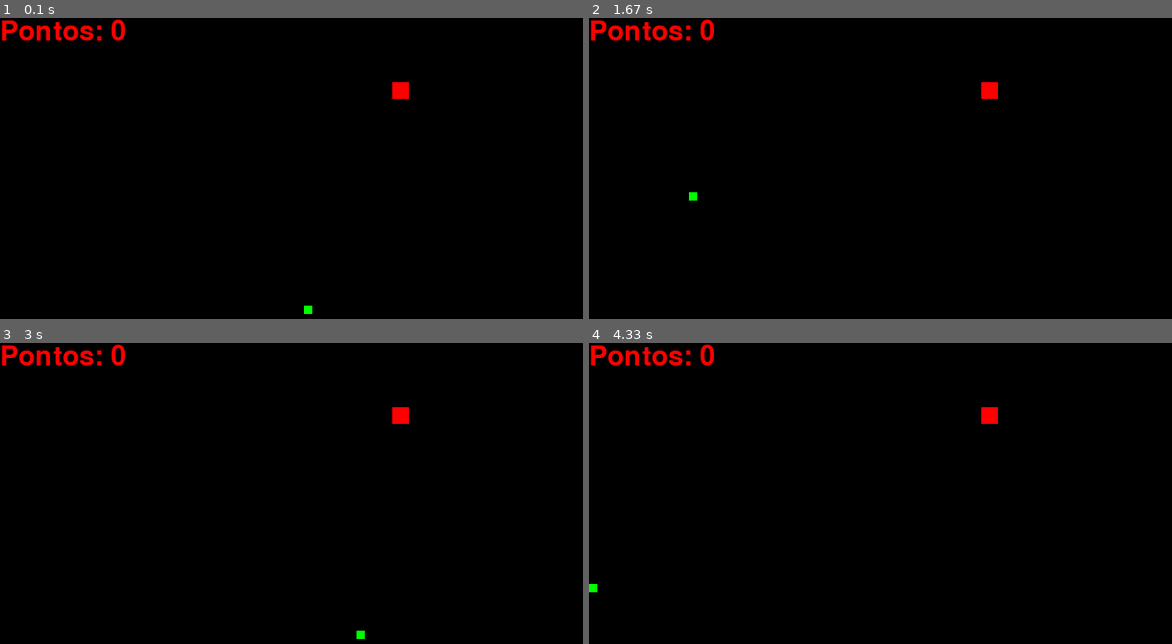
Above: before the commit, frames 1-4 (two rows, left to right).
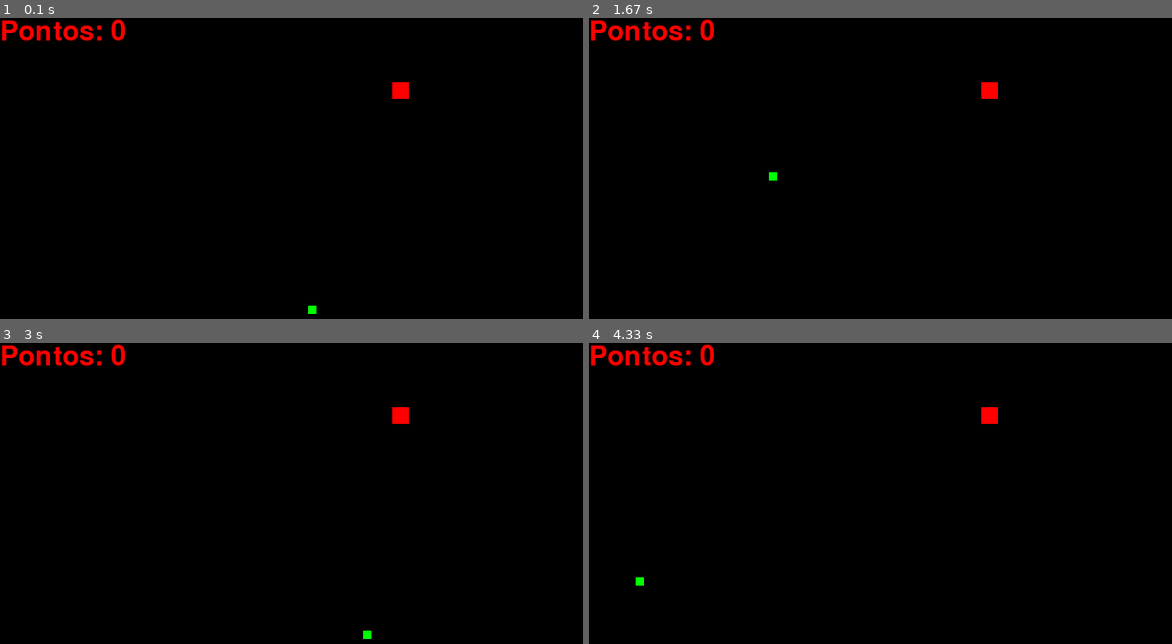
Above: after the commit, the same moments.

Repository: Matheusbarcellos1/Pygame-2021.2
Game: pygame game, started from principal.py
Same seed, same stepped clock (60 frames per second), same inputs: the game is played once before the commit and once after it.
Inputs:
- Up to frame 1 (0.1 s): no input
- Up to frame 2 (1.67 s): hold Right 0.33-0.8 s; hold Up 0.83-1.13 s; hold Right 1.17-1.63 s
- Up to frame 3 (3 s): hold Left 1.67-2.2 s; hold Down 2.23-2.53 s; hold Left 2.57-2.97 s
- Up to frame 4 (4.33 s): hold Up 3-3.37 s; hold Right 3.4-4.03 s; hold Down from 4.07 s (still down)

The runs differ from the first frame. In frame 1, less than 0.1% of the frame differs, in the area x 52-55%, y 95-99%; in frame 2, less than 0.1%, in the area x 17-33%, y 51-61%; in frame 3, less than 0.1%; in frame 4, less than 0.1%.

Commit message:
atualização de qualidade

Diff:
--- a/config.py
+++ b/config.py
@@ -53,7 +53,7 @@
 TITULO_JOGO = 'PACSNAKE'
 
 # Frames por segundo (FPS)
-FPS = 30
+FPS = 60
 
 
 # Imagens
--- a/principal.py
+++ b/principal.py
@@ -62,7 +62,7 @@
         state = False
 
 
-    tempo.tick(50)
+    tempo.tick(FPS)
     for event in pygame.event.get():
         if event.type == pygame.QUIT:           # Fecha a janela do jogo quando aperta no 'X' da tela
             state = False
